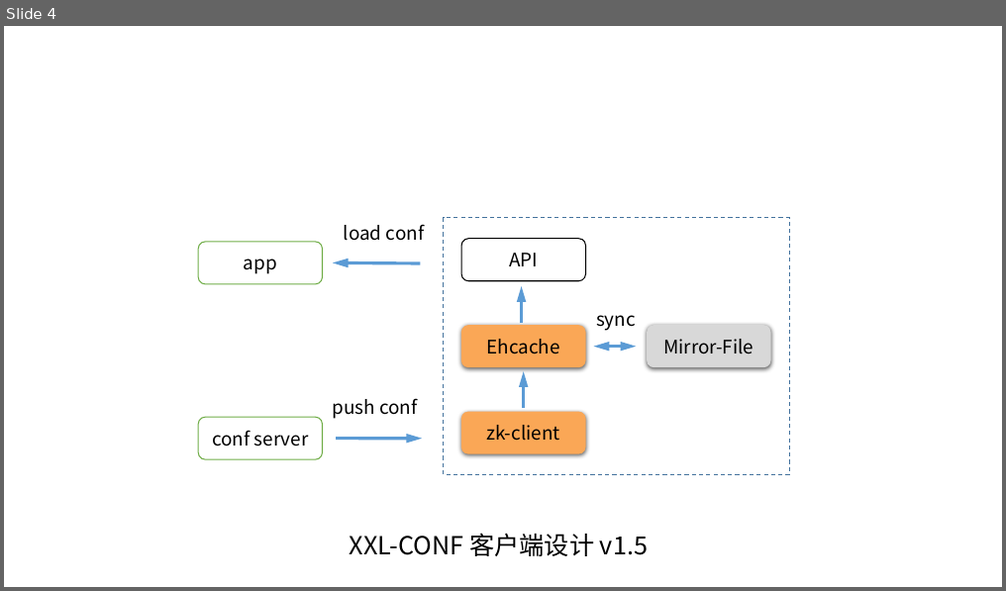
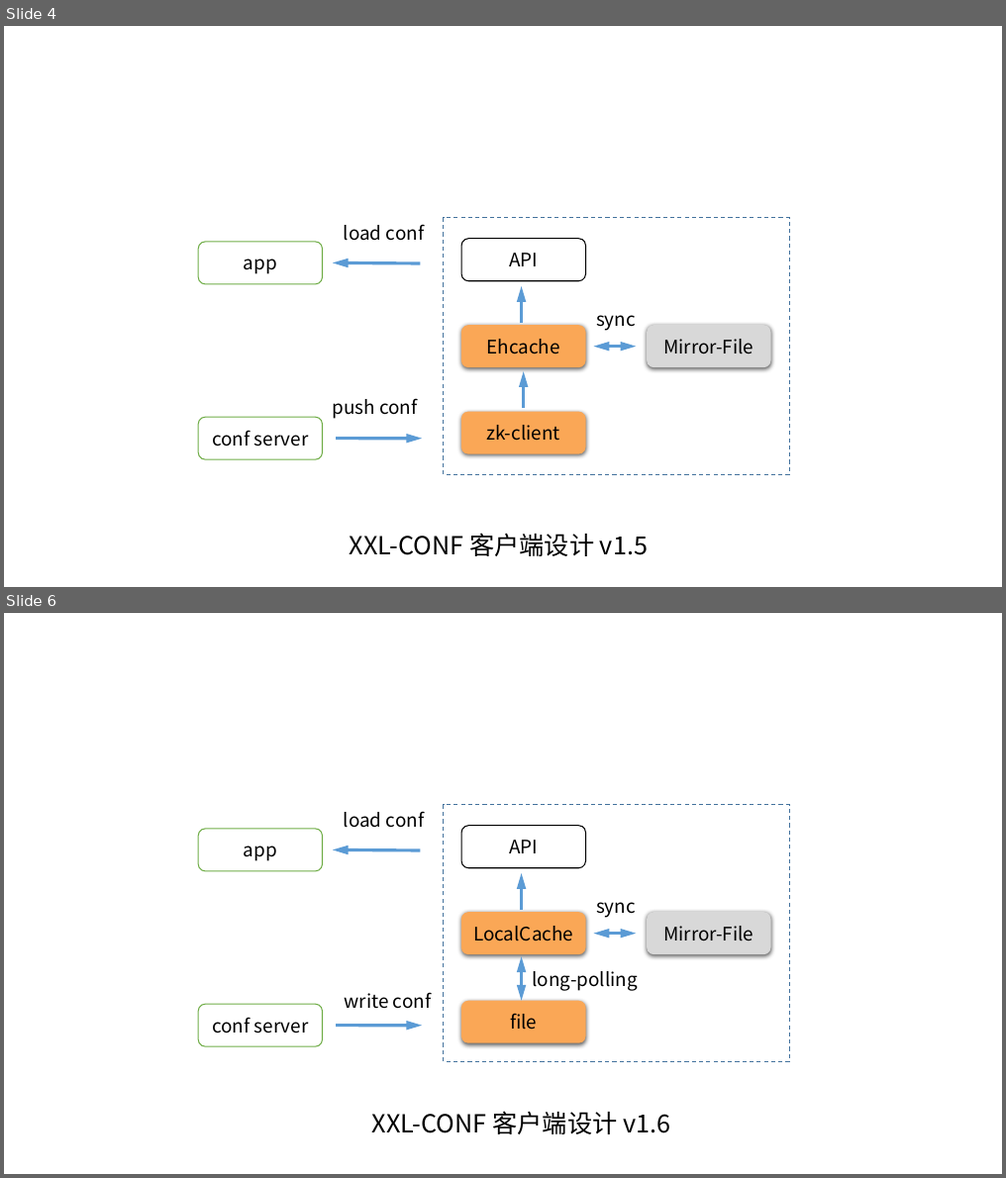
Before and after one commit to xuxueli/xxl-conf, a slide deck: doc/XXL-CONF架构图.pptx. Shown one above the other, each under a label of ours: slide 4 before the commit, slides 4 and 6 after it; the slides between them are not shown. The pictures are 1006x591 and 1006x1178 pixels, drawn with LibreOffice and Linux fonts; fonts in the diff are those of the drawing. Boxes give left, top, right and bottom in pixels: in the first picture for what was removed or moved away, otherwise in the second. Text is boxed around its words. In the diff, an @@ line names an element or a change of style, - is before the commit and + after.

```diff
--- a/doc/XXL-CONF架构图.pptx
+++ b/doc/XXL-CONF架构图.pptx
@@ slide 6 added at (4,613,1002,1174), background #FFFFFF @@
@@ text added at (344,811,424,828), 18 pt, text #000000 @@
+load conf
@@ rectangle added at (444,805,789,1062), outline #43739E 1 pt dashed @@
@@ rounded rectangle added at (198,829,322,871), fill #FFFFFF, outline #70AD47 1 pt, 18 pt, text #000000 @@
+app
@@ rounded rectangle added at (461,826,586,868), fill #FFFFFF, outline #000000 1 pt, 18 pt, text #000000 @@
+API
@@ arrow added from (420, 851) to (333, 851), #5B9BD5 3 pt @@
@@ arrow added from (522, 909) to (522, 873), #5B9BD5 3 pt @@
@@ text added at (596,902,636,918), 18 pt, text #000000 @@
+sync
@@ rounded rectangle added at (461,912,586,956), fill #FAA756, 18 pt, text #000000 @@
+LocalCache
@@ double arrow added from (594, 934) to (636, 934), #5B9BD5 3 pt @@
@@ rounded rectangle added at (648,912,771,956), fill #D8D8D8, 18 pt, text #000000 @@
+Mirror-File
@@ double arrow added from (522, 957) to (522, 1001), #5B9BD5 3 pt @@
@@ text added at (345,992,431,1009), 18 pt, text #000000 @@
+write conf
@@ text added at (532,971,638,991), 18 pt, text #000000 @@
+long-polling
@@ rounded rectangle added at (198,1004,322,1048), fill #FFFFFF, outline #70AD47 1 pt, 18 pt, text #000000 @@
+conf server
@@ arrow added from (336, 1026) to (422, 1026), #5B9BD5 3 pt @@
@@ rounded rectangle added at (461,1001,586,1044), fill #FAA756, 18 pt, text #000000 @@
+file
@@ text added at (372,1111,670,1135), 24 pt, text #000000 @@
+XXL-CONF 客户端设计 v1.6
```
Also in this commit, not shown: 1 other slide added, 7 other files.
